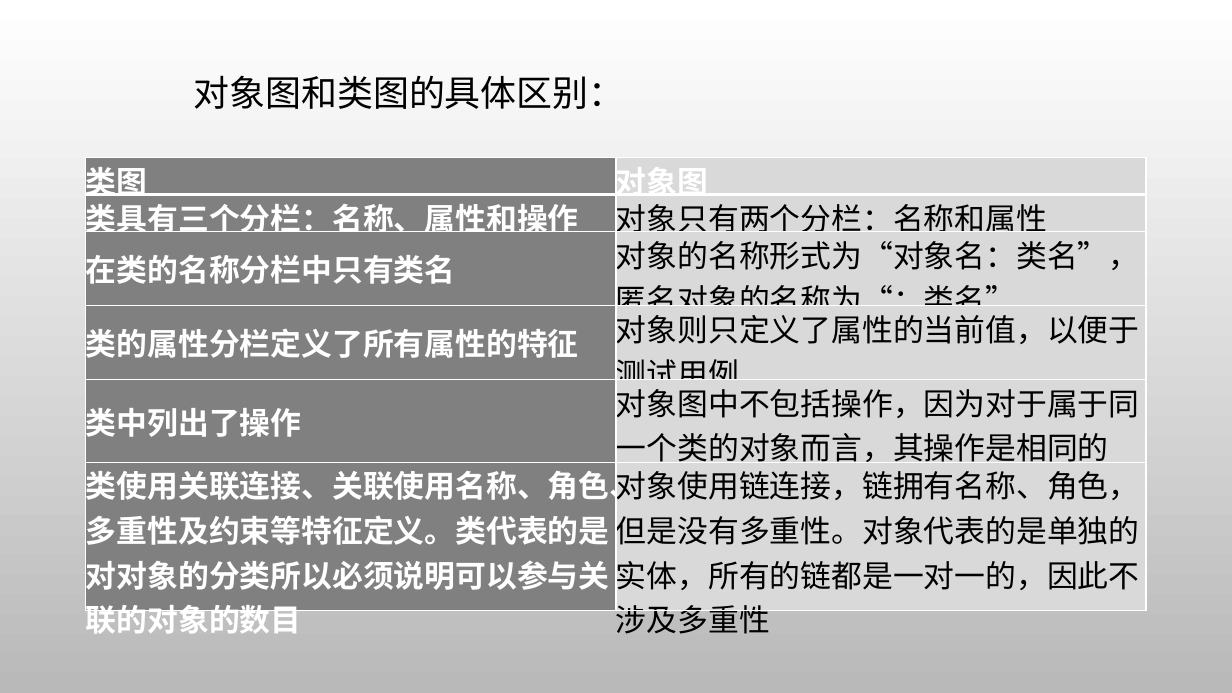
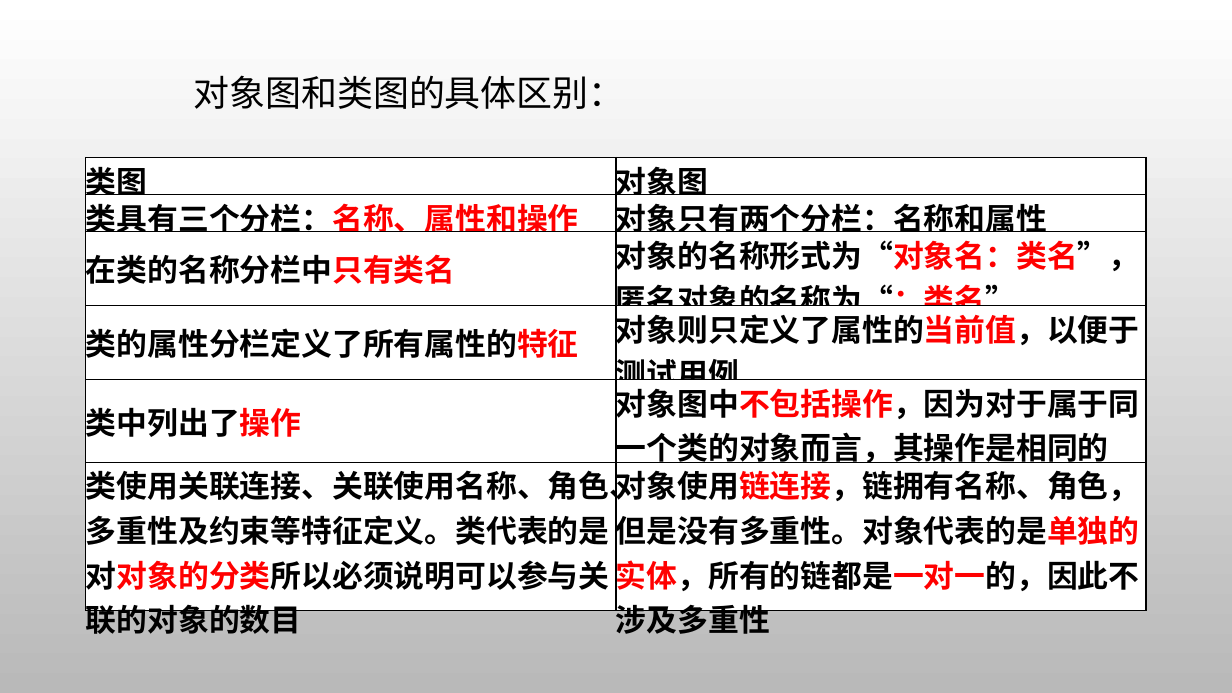
Before and after one commit to wyrda6/PRD2018-G17, a slide deck: slide 8 of 非受控文档/翻转课堂/UML基础3.pptx. Drawn at 1232x693 pixels with LibreOffice and Linux fonts; fonts in the diff are those of the drawing; background and template pictures are left out. Boxes give left, top, right and bottom in pixels: in the first picture for what was removed or moved away, otherwise in the second. Text is boxed around its words. In the diff, an @@ line names an element or a change of style, - is before the commit and + after.

```diff
--- a/非受控文档/翻转课堂/UML基础3.pptx
+++ b/非受控文档/翻转课堂/UML基础3.pptx
@@ table at (x1=86, y1=157, x2=1147, y2=638) @@
@@ fill #808080 to #FFFFFF in 6 cells @@
@@ fill #D9D9D9 to #FFFFFF in 6 cells @@
@@ text colour #FFFFFF to #000000 in "类图", "对象图", "类具有三个分栏：名称、属性和操作", "在类的名称分栏中只有类名" and 3 more places @@
@@ text colour #FFFFFF to #FF0000 in "类具有三个分栏：名称、属性和操作", "在类的名称分栏中只有类名", "类的属性分栏定义了所有属性的特征", "类中列出了操作" and 1 more places @@
@@ bold on in "对象只有两个分栏：名称和属性", "对象的名称形式为“对象名：类名”，匿名对象的名称为“：类名”", "对象则只定义了属性的当前值，以便于测试用例", "对象图中不包括操作，因为对于属于同一个类的对象而言，其操作是相同的" and 1 more places @@
@@ text colour #000000 to #FF0000 in "对象的名称形式为“对象名：类名”，匿名对象的名称为“：类名”", "对象则只定义了属性的当前值，以便于测试用例", "对象图中不包括操作，因为对于属于同一个类的对象而言，其操作是相同的", "对象使用链连接，链拥有名称、角色，但是没有多重性。对象代表的是单独的实体，所有的链都是一对一的，因此不涉及多重性" @@
@@ borders changed @@
```
Also in this commit, not shown: 24 other slides changed, 7 slides added, 13 slides removed.
